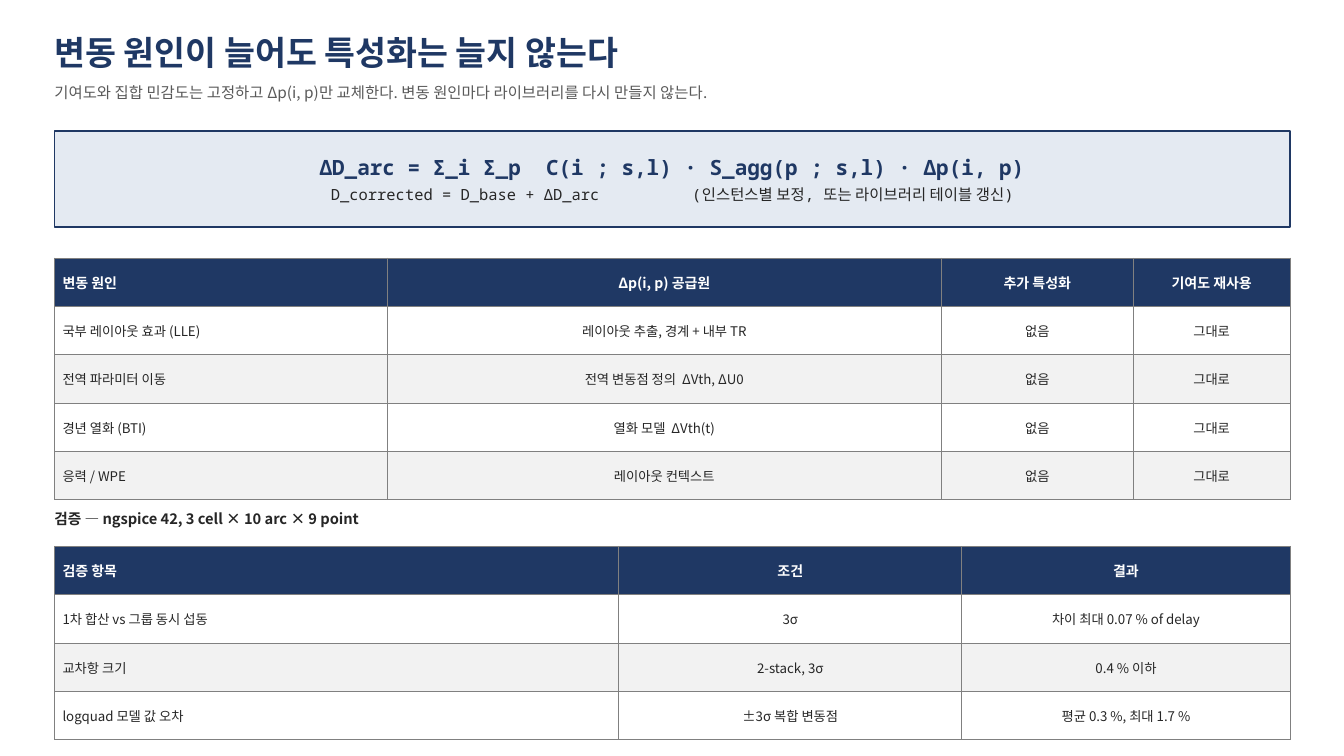
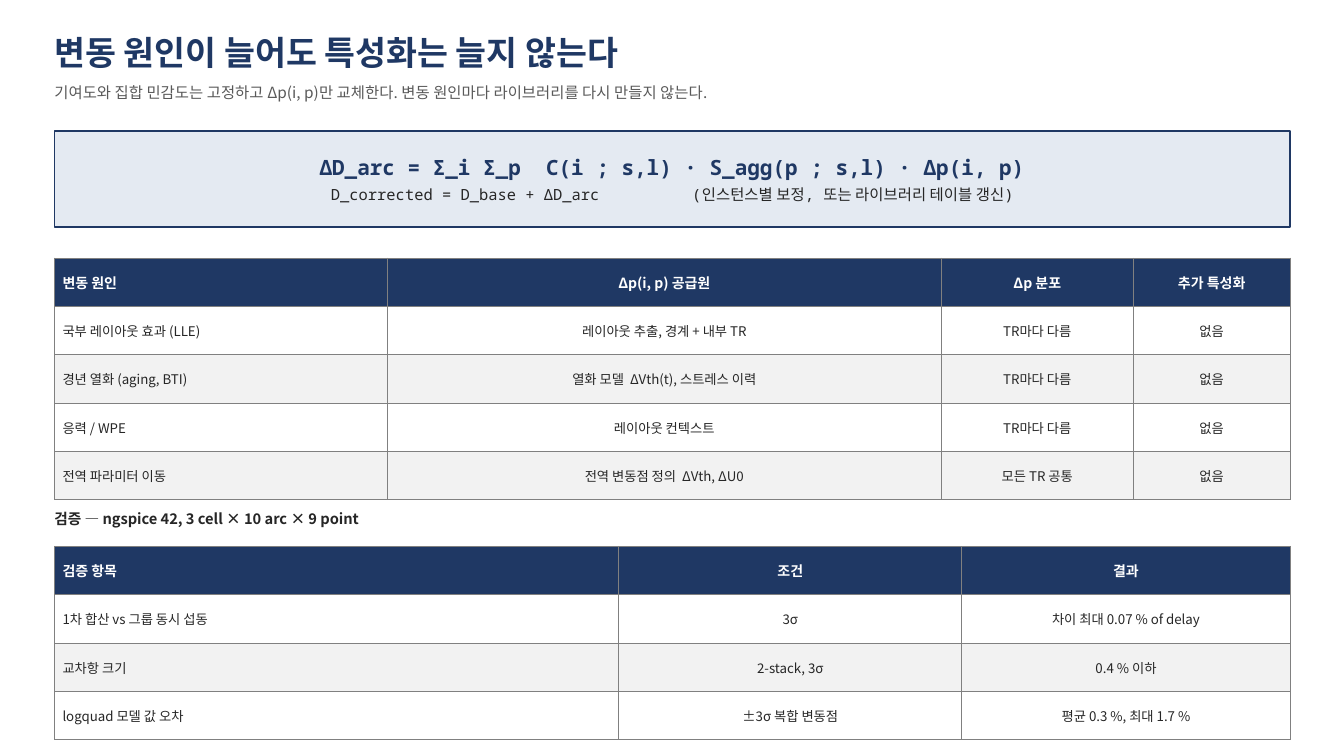
Before and after one commit to Yoobeom/Yoobeom, a slide deck: slide 5 of lvf_global_var/doc/slides/invention_4steps.pptx. Drawn at 1344x756 pixels with LibreOffice and Linux fonts; fonts in the diff are those of the drawing. Boxes give left, top, right and bottom in pixels: in the first picture for what was removed or moved away, otherwise in the second. Text is boxed around its words. In the diff, an @@ line names an element or a change of style, - is before the commit and + after.

```diff
--- a/lvf_global_var/doc/slides/invention_4steps.pptx
+++ b/lvf_global_var/doc/slides/invention_4steps.pptx
@@ table at [54,258,1291,500] @@
-row 1, column 3: 추가 특성화
+row 1, column 3: Δp 분포
-row 1, column 4: 기여도 재사용
+row 1, column 4: 추가 특성화
-row 2, column 3: 없음
+row 2, column 3: TR마다 다름
-row 2, column 4: 그대로
+row 2, column 4: 없음
-row 3: 전역 파라미터 이동 | 전역 변동점 정의 ΔVth, ΔU0 | 없음 | 그대로
+row 3: 경년 열화 (aging, BTI) | 열화 모델 ΔVth(t), 스트레스 이력 | TR마다 다름 | 없음
-row 4: 경년 열화 (BTI) | 열화 모델 ΔVth(t) | 없음 | 그대로
+row 4: 응력 / WPE | 레이아웃 컨텍스트 | TR마다 다름 | 없음
-row 5: 응력 / WPE | 레이아웃 컨텍스트 | 없음 | 그대로
+row 5: 전역 파라미터 이동 | 전역 변동점 정의 ΔVth, ΔU0 | 모든 TR 공통 | 없음
```
Also in this commit, not shown: 3 other slides changed, 6 other files.
